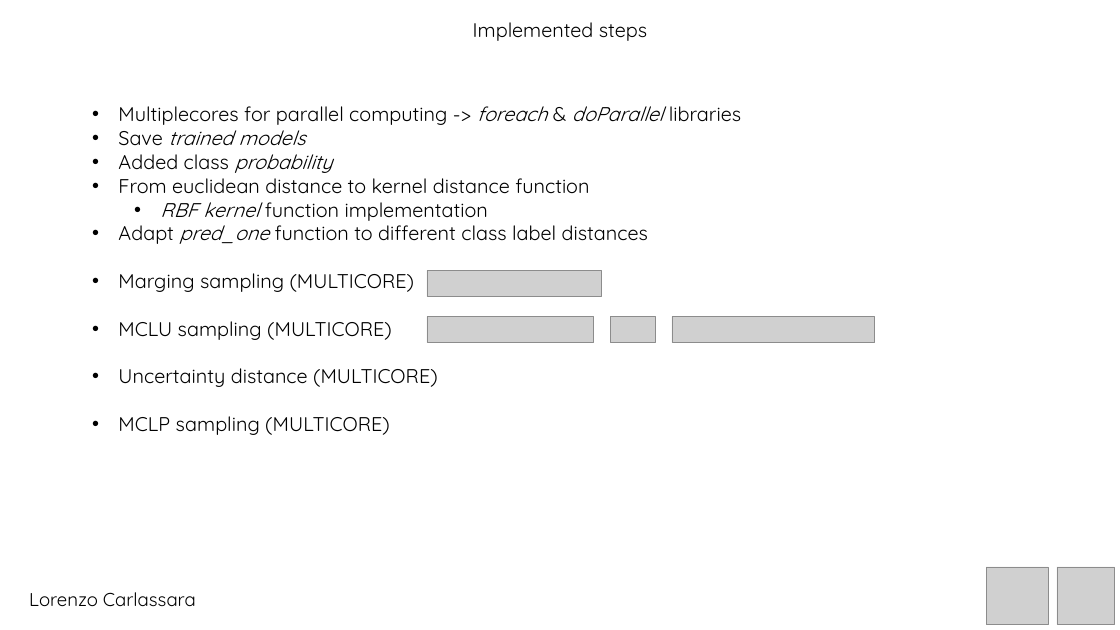
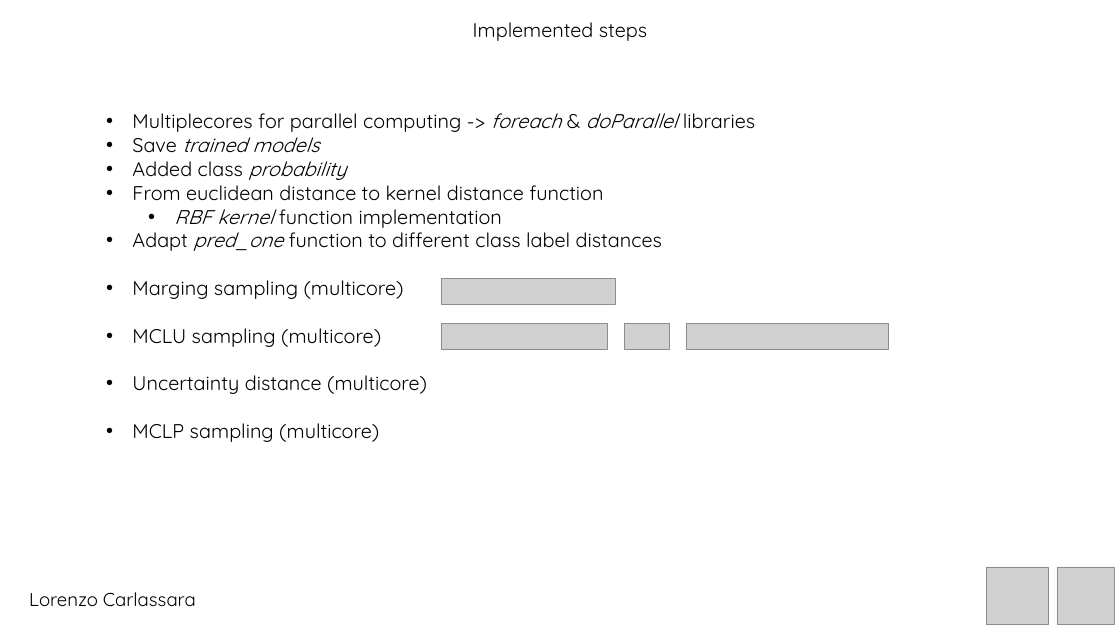
Before and after one commit to carls31/active-learning-virtual-SVM, a slide deck: slide 6 of presentation_CARLASSARA_10601118.pptx. Drawn at 1120x630 pixels with LibreOffice and Linux fonts; fonts in the diff are those of the drawing; grey boxes stand for pictures. Boxes give left, top, right and bottom in pixels: in the first picture for what was removed or moved away, otherwise in the second. Text is boxed around its words. In the diff, an @@ line names an element or a change of style, - is before the commit and + after.

```diff
--- a/presentation_CARLASSARA_10601118.pptx
+++ b/presentation_CARLASSARA_10601118.pptx
@@ text at bbox=[132, 280, 427, 442]: text changed @@
-• Marging sampling (MULTICORE)
-• MCLU sampling (MULTICORE)
-• Uncertainty distance (MULTICORE)
-• MCLP sampling (MULTICORE)
+• Marging sampling (multicore)
+• MCLU sampling (multicore)
+• Uncertainty distance (multicore)
+• MCLP sampling (multicore)
@@ 4 pictures, 1 text: place and size @@
-4 pictures, 1 text at bbox=[118, 106, 875, 435]
+4 pictures, 1 text at bbox=[132, 113, 889, 442]
```
Also in this commit, not shown: 1 other slide changed.
